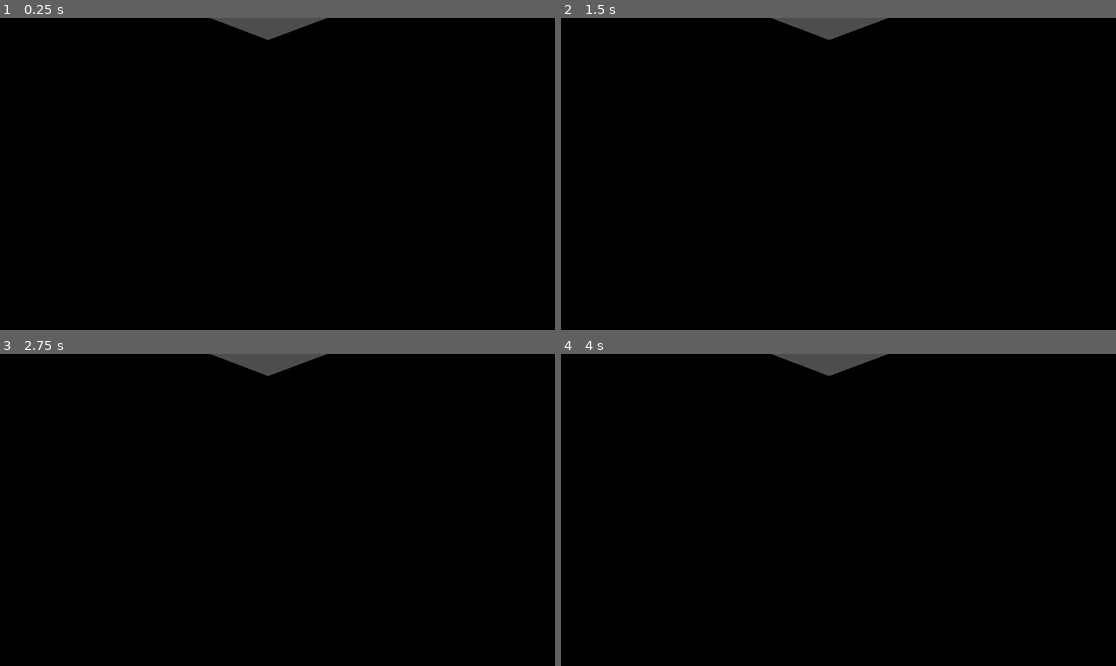
Above: before the commit, frames 1-4 (two rows, left to right).
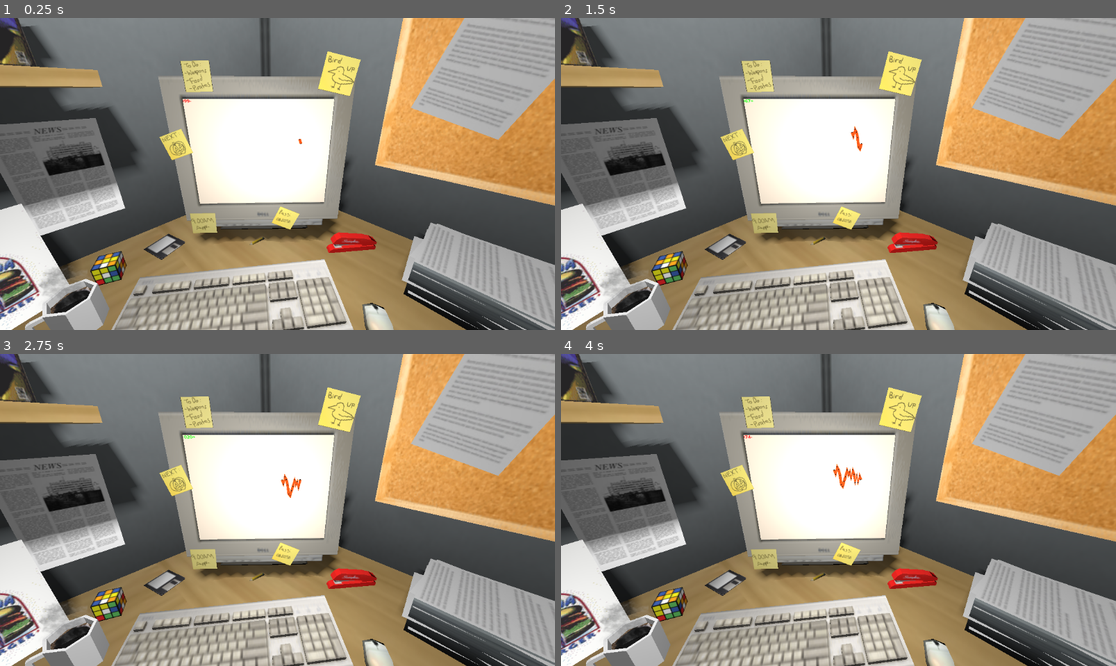
Above: after the commit, the same moments.

Repository: SamuelEdmondson/stock_bubble
Game: Godot game, scene res://scenes/main.tscn
The game is run twice, just before and just after one commit, with the same random seed, the same clock (stepped at 60 frames per second) and the same inputs.
Inputs:
- Up to frame 1 (0.25 s): no input
- Up to frame 2 (1.5 s): tap Enter at 0.5 s
- Up to frame 3 (2.75 s): no input
- Up to frame 4 (4 s): tap Space at 2.75 s

The runs differ from the first frame. In frame 1, 99% of the frame differs, in the area x 0-100%, y 0-100%; in frame 2, 99%; in frame 3, 99%; in frame 4, 99%.

Commit message:
add ceiling and computer light to liven up the scene

Diff:
--- /dev/null
+++ b/scenes/ceiling_light.tscn
@@ -0,0 +1,19 @@
+[gd_scene load_steps=2 format=3 uid="uid://dnasa5gtdnwws"]
+
+[ext_resource type="PackedScene" uid="uid://m071wkds0p0m" path="res://light_assets/scene.gltf" id="1_ph7rq"]
+
+[node name="Ceiling_Light" instance=ExtResource("1_ph7rq")]
+transform = Transform3D(-1, 8.74228e-08, 0, -8.74228e-08, -1, 0, 0, 0, 1, 0, 0, 0)
+
+[node name="CeilingLight_Light_0" parent="Sketchfab_model/CeilingLight01_high_fbx/RootNode/CeilingLight" index="1"]
+gi_lightmap_scale = 3
+
+[node name="SpotLight3D" type="SpotLight3D" parent="Sketchfab_model/CeilingLight01_high_fbx/RootNode/CeilingLight" index="4"]
+transform = Transform3D(1, 1.81613e-08, -1.72938e-07, -1.81613e-08, -0.978184, -0.207741, -1.72938e-07, 0.207741, -0.978184, 2.01001e-08, -3.74585e-08, 0.229918)
+visible = false
+light_energy = 0.05
+shadow_enabled = true
+
+[node name="OmniLight3D" type="OmniLight3D" parent="Sketchfab_model/CeilingLight01_high_fbx/RootNode/CeilingLight" index="5"]
+transform = Transform3D(1, 0, 0, 0, 1, 0, 0, 0, 1, 1.11111e-08, -2.07065e-08, 0.127096)
+shadow_enabled = true
--- a/scenes/ceilingtiles.tscn
+++ b/scenes/ceilingtiles.tscn
@@ -1,9 +1,13 @@
-[gd_scene load_steps=2 format=3 uid="uid://bhhxhxw5g40n2"]
+[gd_scene load_steps=3 format=3 uid="uid://bhhxhxw5g40n2"]
 
 [ext_resource type="PackedScene" uid="uid://bi26dqkittfj0" path="res://ceiling_assets/scene.gltf" id="1_mprtv"]
+[ext_resource type="PackedScene" uid="uid://dnasa5gtdnwws" path="res://scenes/ceiling_light.tscn" id="2_8pvli"]
 
 [node name="Ceiling_Tiles" instance=ExtResource("1_mprtv")]
 transform = Transform3D(0.1, 0, 0, 0, 0.1, 0, 0, 0, 0.1, 6.84098, 3.32993, 0)
 
 [node name="Object_2" parent="Sketchfab_model/CeilingTileDemo_obj_cleaner_materialmerger_gles" index="0"]
 transform = Transform3D(1, 0, 0, 0, 1, 0, 0, 0, 1, 20, -230, 0)
+
+[node name="Ceiling_Light" parent="." index="1" instance=ExtResource("2_8pvli")]
+transform = Transform3D(-10, 8.74228e-07, 0, -8.74228e-07, -10, 0, 0, 0, 10, -1.85011, 11.8129, -0.0560737)
--- a/scenes/cubicle.tscn
+++ b/scenes/cubicle.tscn
@@ -21,6 +21,12 @@
 mesh = SubResource("PlaneMesh_mrc7a")
 surface_material_override/0 = SubResource("StandardMaterial3D_p3vlr")
 
+[node name="OmniLight3D" type="OmniLight3D" parent="Sketchfab_model/c7ca0b3869ba42d1ace1e163b90d388b_fbx/RootNode/Glowing Screen/Glowing Screen_Screen Emission_0" index="0"]
+transform = Transform3D(6.66321, -2.41585e-13, 0, 2.41585e-13, 6.66321, 8.52651e-14, 0, -1.13687e-13, 6.66321, 0.179669, 0, 0.836814)
+light_energy = 0.105
+light_indirect_energy = 4.68
+light_volumetric_fog_energy = 0.0
+
 [node name="SubViewport" type="SubViewport" parent="." index="1"]
 
 [node name="Graph" type="Node2D" parent="SubViewport" index="0"]
--- a/scenes/main.tscn
+++ b/scenes/main.tscn
@@ -9,7 +9,7 @@
 [node name="Cubicle" parent="." instance=ExtResource("1_5su8m")]
 
 [node name="Player" parent="." instance=ExtResource("2_tph2n")]
-transform = Transform3D(0.724785, 0, 0.688975, 0, 1, 0, -0.688975, 0, 0.724785, 0, 1.15241, 0)
+transform = Transform3D(0.724785, 0, 0.688975, 0, 1, 0, -0.688975, 0, 0.724785, -0.369898, 1.23774, -0.381798)
 
 [node name="Ceiling_Tiles" parent="." instance=ExtResource("3_4hfco")]
 transform = Transform3D(0.25, 0, 0, 0, 0.25, 0, 0, 0, 0.25, 0.307993, 0.132992, 0)
--- a/scenes/player.tscn
+++ b/scenes/player.tscn
@@ -3,4 +3,4 @@
 [node name="Player" type="Node3D"]
 
 [node name="Camera3D" type="Camera3D" parent="."]
-transform = Transform3D(1, 0, 0, 0, 0.965926, 0.258819, 0, -0.258819, 0.965926, 0, 0, 0)
+transform = Transform3D(1, 0, 0, 0, 0.925607, 0.378487, 0, -0.378487, 0.925607, 0, 0, 0)
Binary file added: light_assets/scene.bin
Not shown, added: light_assets/scene.gltf
Not shown, added: light_assets/scene.gltf.import
Binary file added: light_assets/textures/Frame_baseColor.jpeg
Not shown, added: light_assets/textures/Frame_baseColor.jpeg.import
Binary file added: light_assets/textures/Frame_normal.png
Not shown, added: light_assets/textures/Frame_normal.png.import
Binary file added: light_assets/textures/Protrustions_normal.png
Not shown, added: light_assets/textures/Protrustions_normal.png.import
